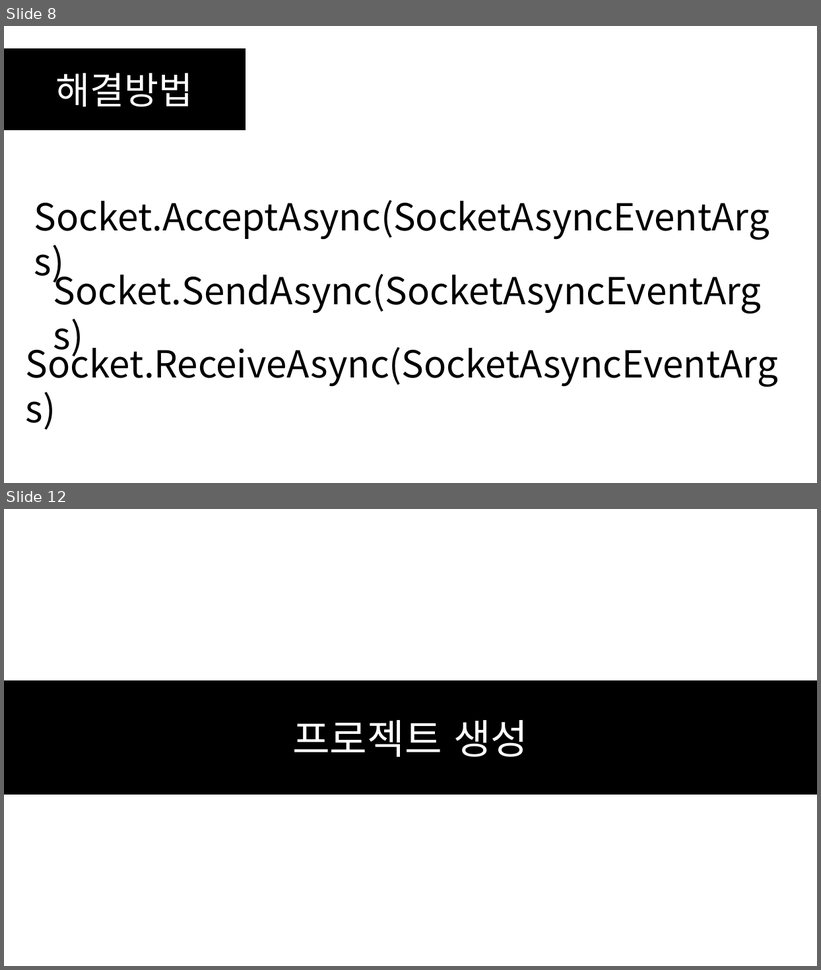
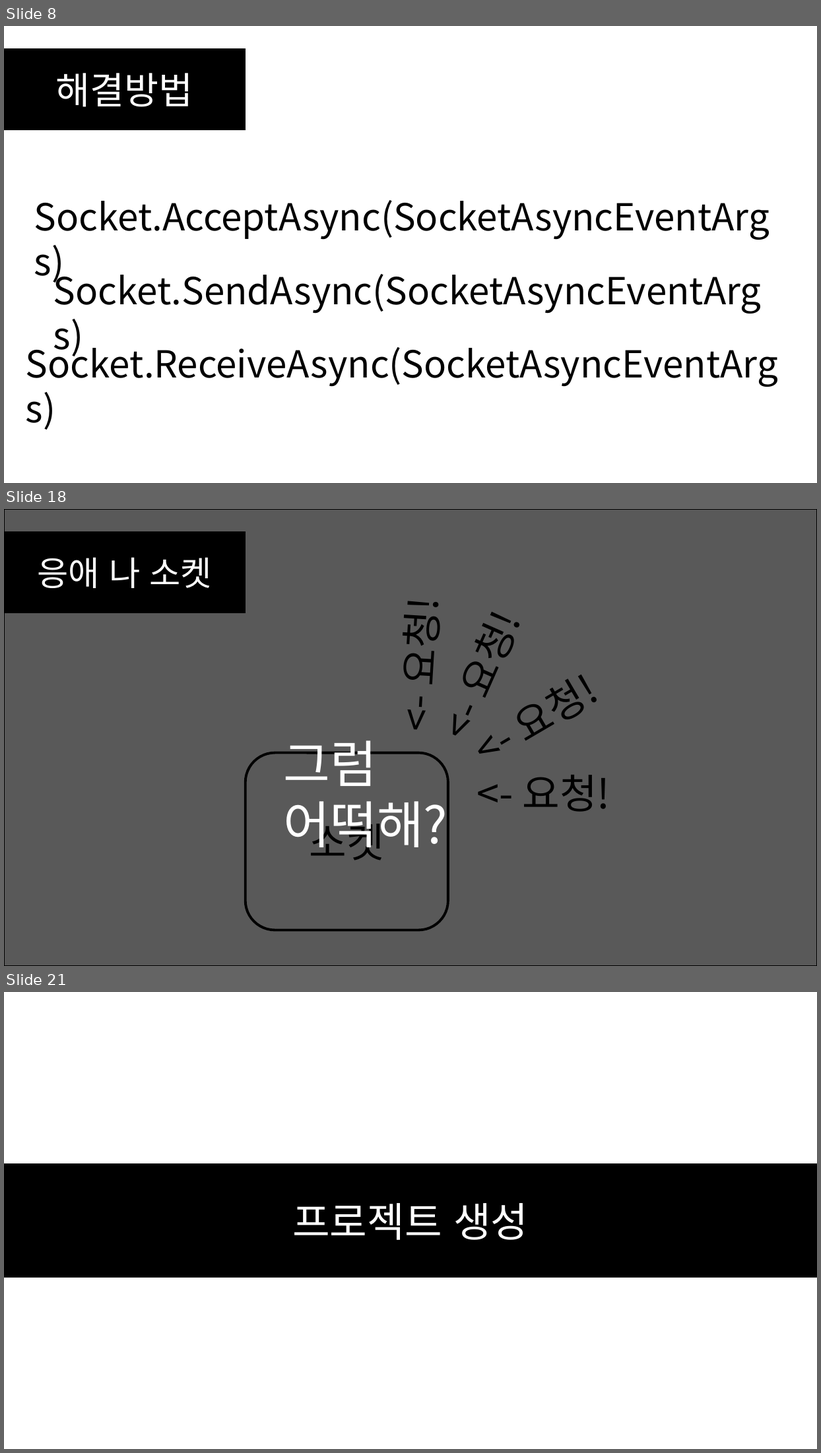
Before and after one commit to SEH00N/SDLU, a slide deck: ServerLecture/PT/5강 비동기 소켓 프로그래밍.pptx. Shown one above the other, each under a label of ours: slides 8 and 12 before the commit, slides 8, 18 and 21 after it; the slides between them are not shown. The pictures are 821x970 and 821x1453 pixels, drawn with LibreOffice and Linux fonts; fonts in the diff are those of the drawing. Boxes give left, top, right and bottom in pixels: in the first picture for what was removed or moved away, otherwise in the second. Text is boxed around its words. In the diff, an @@ line names an element or a change of style, - is before the commit and + after.

```diff
--- a/ServerLecture/PT/5강 비동기 소켓 프로그래밍.pptx
+++ b/ServerLecture/PT/5강 비동기 소켓 프로그래밍.pptx
@@ slide 18 added at box(4, 509, 817, 966), background #FFFFFF @@
@@ rectangle added at box(4, 509, 817, 966), fill #000000 at 65% opacity, outline #000000 1 pt @@
@@ rectangle added at box(4, 531, 246, 613), fill #000000, outline #000000 1 pt, 40 pt, text #FFFFFF @@
+응애 나 소켓
@@ text added at box(387, 615, 450, 684), 48 pt, text #000000 @@
+<- 요청!
@@ text added at box(439, 625, 528, 698), 48 pt, text #000000 @@
+<- 요청!
@@ text added at box(525, 702, 558, 741), 48 pt, text #000000 @@
+<- 요청!
@@ text added at box(283, 741, 448, 857), 60 pt, text #FFFFFF @@
+그럼 어떡해?
@@ rounded rectangle added at box(246, 753, 448, 931), fill #FFFFFF, outline #000000 3 pt, 48 pt, text #000000 @@
+소켓
@@ text added at box(522, 775, 610, 812), 48 pt, text #000000 @@
+<- 요청!
@@ what was slide 12 is now slide 21 @@
```
Also in this commit, not shown: 8 slides changed, 16 other slides added, 1 slide removed, 8 other files.
